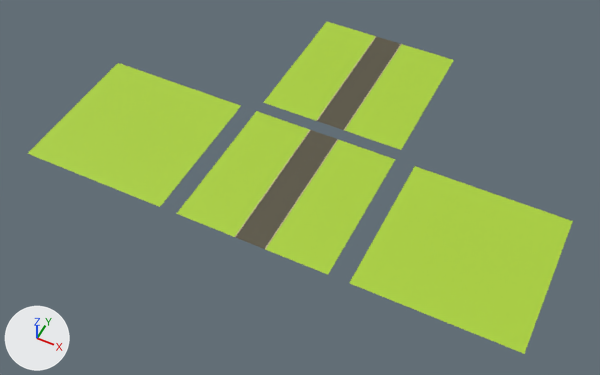
Renders of the Blender file Saves/Tileset.blend from each side of a commit.
Rendered twice from a 50 mm camera at (35.1, -26.3, 30.4) aimed at (22.1, -0.3, -2.0). Arrows for +X, +Y and +Z are at lower left; the lights stay in place.

Script lines for the objects in view, before the commit:
```python
ob_grass = bpy.data.objects.new('Grass', me_plane_003)
ob_grass.location = (13.42, -2.02, -0.03)
ob_grass.scale = (4.0, 4.0, 4.0)
ob_grass_001 = bpy.data.objects.new('Grass.001', me_plane_005)
ob_grass_001.location = (22.35, -2.02, -0.03)
ob_grass_001.scale = (4.0, 4.0, 4.0)
ob_grass_002 = bpy.data.objects.new('Grass.002', me_plane_006)
ob_grass_002.location = (31.39, -2.02, -0.03)
ob_grass_002.scale = (4.0, 4.0, 4.0)
ob_grass_003 = bpy.data.objects.new('Grass.003', me_plane_008)
ob_grass_003.location = (22.35, 6.73, -0.03)
ob_grass_003.scale = (4.0, 4.0, 4.0)
ob_street = bpy.data.objects.new('Street', me_plane_004)
ob_street.location = (22.35, -2.02, -0.03)
ob_street.scale = (0.8, 4.0, 10.0)
ob_street_001 = bpy.data.objects.new('Street.001', me_plane_007)
ob_street_001.location = (22.35, 6.73, -0.03)
ob_street_001.scale = (0.8, 4.0, 10.0)
# me_plane_004
# before: 0 (-1.02, -1.0, 0.0) at pixel (234, 237), 1 (1.02, -1.0, 0.0) at pixel (265, 249), 2 (-1.02, 1.0, 0.0) at pixel (310, 129), 3 (1.02, 1.0, 0.0) at pixel (338, 139), 4 (-1.02, 1.0, 0.0) at pixel (310, 129)
# before: 5 (-1.02, -1.0, 0.0) at pixel (234, 236), 6 (1.02, -1.0, 0.0) at pixel (265, 249), 7 (1.02, 1.0, 0.0) at pixel (338, 139)
```
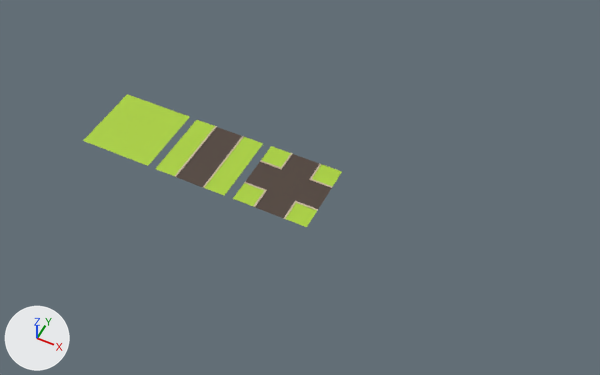
Commit message: Tileset chunks

Pixel boxes [x1, y1, x2, y2] of what changed, in the pictures (600 x 375 px):
'Grass.002', deleted (green)
    before: [350, 166, 573, 354]
'Grass', moved, rescaled (50% narrower, 50% shorter)
    before: [27, 63, 241, 207]
    after: [83, 94, 189, 166]
'Grass.001', deleted (green)
    before: [177, 111, 396, 275]
'Grass.003', deleted (green)
    before: [263, 22, 454, 150]
'Street', reshaped, moved, rescaled (36% shorter)
    before: [235, 130, 338, 249]
    after: [155, 120, 263, 196]
'Crossroad', added
    after: [233, 146, 342, 227]
    faces in mat_street_002 (brown #4e3f36): [245, 154, 332, 218]
    faces in mat_green1_002 (green #acd239): [233, 146, 342, 227]
    faces in mat_concrete_001 (beige #c7ba9e): [244, 153, 332, 219]
'Street.001', deleted (brown)
    before: [316, 36, 402, 130]
    faces in mat_street_001 (brown #595442): [317, 36, 401, 130]
    faces in mat_concrete_001 (beige #c7ba9e): [316, 36, 402, 130]

Patch to the scene script:
```diff
--- a/Saves/Tileset.blend.py
+++ b/Saves/Tileset.blend.py
@@ mat_street_002 @@
+mat_street_002 = principled_material('Street.002')
+mat_street_002.base_color = (0.0756, 0.0499, 0.0365)  # brown #4e3f36
@@ me_plane_004 @@
 me_plane_004.from_pydata(...)  # 16 vertices, 14 faces; spans x -1.02..1.02, y -1.0..1.0, z 0.0
 # used by ob_street; location = (22.35, -2.02, -0.03); scale = (0.8, 4.0, 10.0)
 # verts and faces of me_plane_004; kept vertices keep their numbers, new ones are numbered from 16
+# me_plane_004 part 1
+for i in [0, 2, 4, 5]: verts[i] += (-0.06, 0.0, 0.0)
+for i in [1, 3, 6, 7]: verts[i] += (0.06, 0.0, 0.0)
+for new, old in zip([*range(16, 20)], [*range(0, 4)]): verts[new] = verts[old] + (0.0, 0.0, 0.0)
+verts[20] = (-2.5, -1.0, 0.0)  # pixel (155, 168)
+verts[21] = (2.5, -1.0, 0.0)  # pixel (224, 195)
+verts[22] = (-2.5, 1.0, 0.0)  # pixel (196, 119)
+verts[23] = (2.5, 1.0, 0.0)  # pixel (263, 143)
+faces += [(1, 17, 19, 3), (0, 2, 18, 16), (17, 21, 23, 19), (16, 18, 22, 20)]  # mat_green1 (green #acd239)
 me_plane_004.materials.append(mat_street)
 me_plane_004.materials.append(mat_concrete)
+me_plane_004.materials.append(mat_green1)  # green #acd239
@@ me_plane_009 @@
+me_plane_009.from_pydata(...)  # 80 vertices, 61 faces; spans x -1.0..1.0, y -1.0..1.0, z 0.0..0.01
+# faces by material slot: [4, 9, 5, 43]
+me_plane_009.materials.append(mat_green1_002)  # green #acd239
+me_plane_009.materials.append(mat_street_002)  # brown #4e3f36
+me_plane_009.materials.append(mat_green1_003)  # green #acd239
+me_plane_009.materials.append(mat_concrete_001)  # beige #c7ba9e
@@ ob_grass @@
 ob_grass = bpy.data.objects.new('Grass', me_plane_003)
-ob_grass.location = (13.42, -2.02, -0.03)
-ob_grass.scale = (4.0, 4.0, 4.0)
+ob_grass.location = (13.42, -2.02, 0.0)
+ob_grass.scale = (2.0, 2.0, 2.0)
@@ ob_grass_001 @@
-ob_grass_001 = bpy.data.objects.new('Grass.001', me_plane_005)
-ob_grass_001.location = (22.35, -2.02, -0.03)
-ob_grass_001.scale = (4.0, 4.0, 4.0)
@@ ob_grass_002 @@
-ob_grass_002 = bpy.data.objects.new('Grass.002', me_plane_006)
-ob_grass_002.location = (31.39, -2.02, -0.03)
-ob_grass_002.scale = (4.0, 4.0, 4.0)
@@ ob_grass_003 @@
-ob_grass_003 = bpy.data.objects.new('Grass.003', me_plane_008)
-ob_grass_003.location = (22.35, 6.73, -0.03)
-ob_grass_003.scale = (4.0, 4.0, 4.0)
@@ ob_street @@
 ob_street = bpy.data.objects.new('Street', me_plane_004)
-ob_street.location = (22.35, -2.02, -0.03)
-ob_street.scale = (0.8, 4.0, 10.0)
+ob_street.location = (17.84, -2.02, 0.0)
+ob_street.scale = (0.8, 2.0, 10.0)
@@ ob_street_001 @@
-ob_street_001 = bpy.data.objects.new('Street.001', me_plane_007)
-ob_street_001.location = (22.35, 6.73, -0.03)
-ob_street_001.scale = (0.8, 4.0, 10.0)
@@ ob_crossroad @@
+ob_crossroad = bpy.data.objects.new('Crossroad', me_plane_009)
+ob_crossroad.location = (22.29, -2.0, -0.02)
+ob_crossroad.scale = (2.0, 2.0, 2.0)
```
